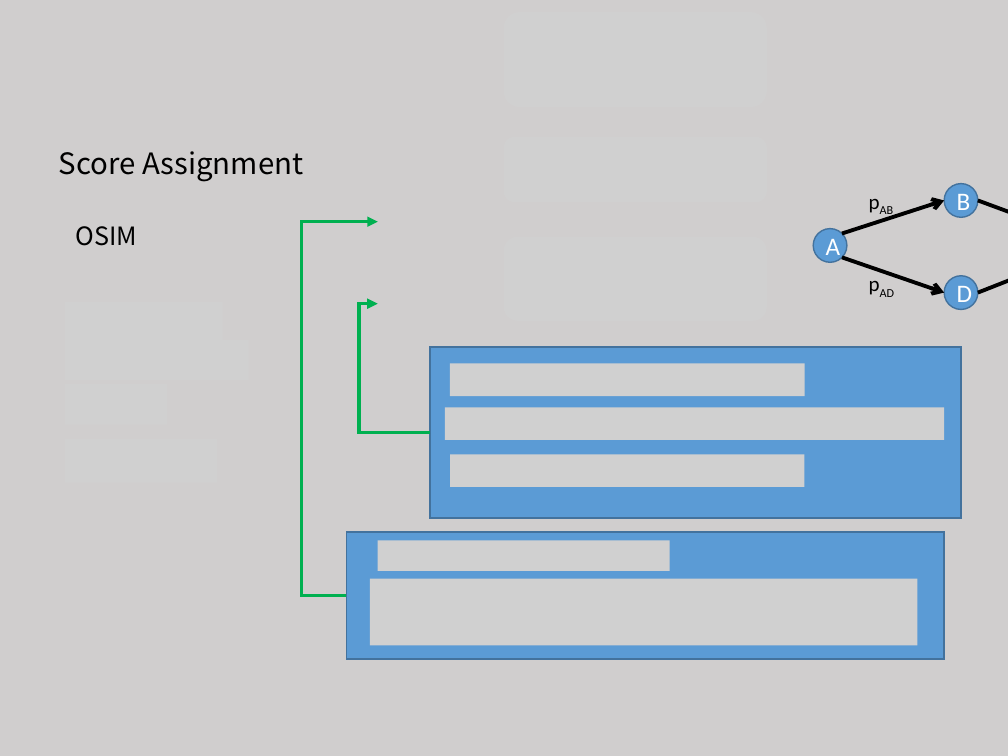
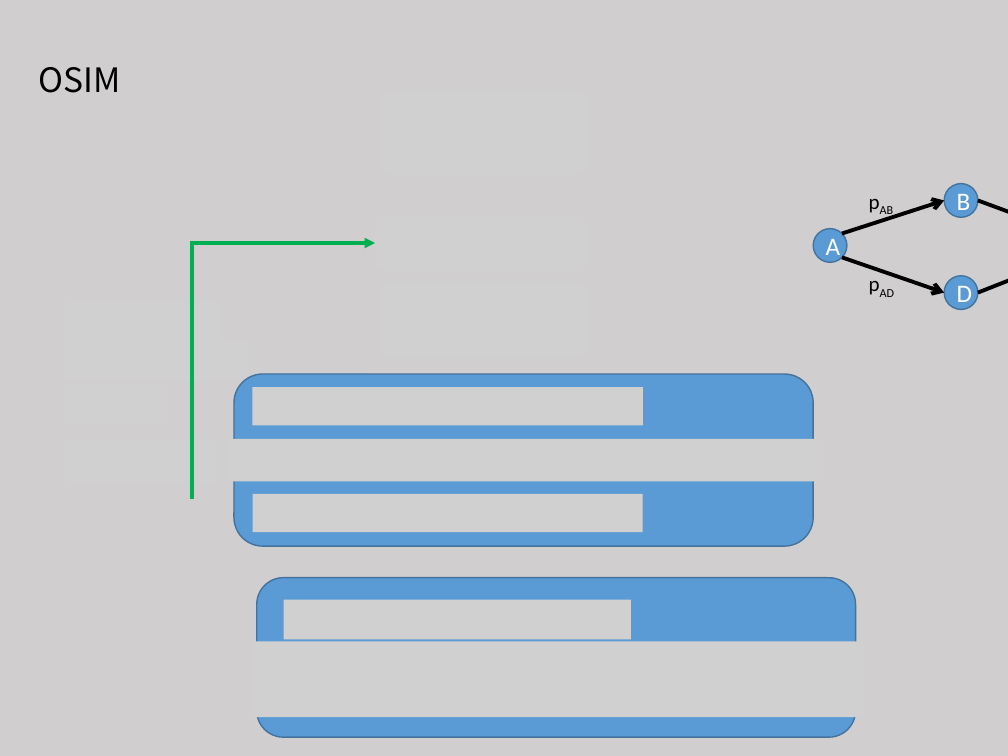
Before and after one commit to tianzhuwei/PPT, a slide deck: slide 9 of 4-魏天柱-Holistic Influence Maximization_ Combining Scalability and Efficiency with Opinion-Aware Models..pptx (slide 11 before the commit). Drawn at 1008x756 pixels with LibreOffice and Linux fonts; fonts in the diff are those of the drawing; grey boxes stand for pictures. Boxes give left, top, right and bottom in pixels: in the first picture for what was removed or moved away, otherwise in the second. Text is boxed around its words. In the diff, an @@ line names an element or a change of style, - is before the commit and + after.

Commit message:
update

```diff
--- a/4-魏天柱-Holistic Influence Maximization_ Combining Scalability and Efficiency with Opinion-Aware Models..pptx
+++ b/4-魏天柱-Holistic Influence Maximization_ Combining Scalability and Efficiency with Opinion-Aware Models..pptx
@@ text "OSIM" moved from (x1=76, y1=226, x2=138, y2=246) to (x1=39, y1=67, x2=121, y2=93) @@
@@ text "OSIM" at (x1=39, y1=67, x2=121, y2=93): size 18 to 24 pt @@
@@ text removed at (x1=59, y1=151, x2=303, y2=182) @@
-Score Assignment
@@ picture added at (x1=375, y1=215, x2=586, y2=272) @@
@@ elbow arrow moved from (347, 596) - (378, 222) to (192, 500) - (375, 243) @@
@@ picture added at (x1=378, y1=283, x2=589, y2=357) @@
@@ elbow arrow removed from (430, 432) to (378, 303) @@
@@ rectangle removed at (x1=430, y1=347, x2=962, y2=518) @@
@@ rounded rectangle added at (x1=234, y1=374, x2=813, y2=546), fill #5B9BD5, outline #43739E 1 pt @@
@@ picture resized from (x1=450, y1=364, x2=804, y2=396) to (x1=252, y1=387, x2=642, y2=425) @@
@@ picture removed at (x1=445, y1=407, x2=943, y2=439) @@
@@ picture added at (x1=230, y1=438, x2=824, y2=481) @@
@@ picture resized from (x1=450, y1=455, x2=804, y2=487) to (x1=253, y1=494, x2=643, y2=532) @@
@@ rectangle removed at (x1=347, y1=532, x2=944, y2=659) @@
@@ picture removed at (x1=378, y1=540, x2=670, y2=571) @@
@@ rounded rectangle added at (x1=257, y1=578, x2=856, y2=737), fill #5B9BD5, outline #43739E 1 pt @@
@@ picture removed at (x1=370, y1=579, x2=917, y2=645) @@
@@ picture added at (x1=283, y1=600, x2=631, y2=639) @@
@@ picture added at (x1=252, y1=641, x2=863, y2=717) @@
```
Also in this commit, not shown: 9 other slides changed.
